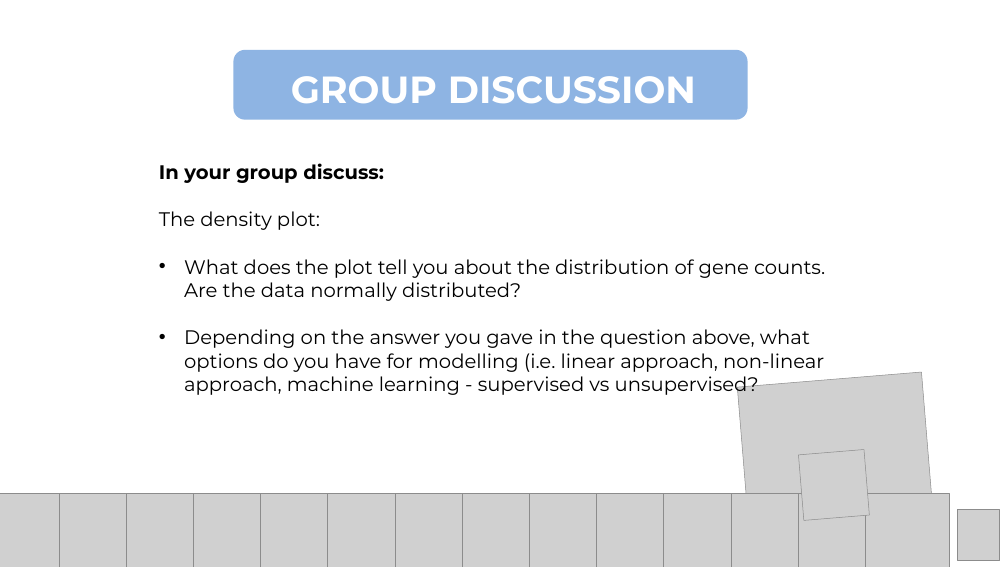
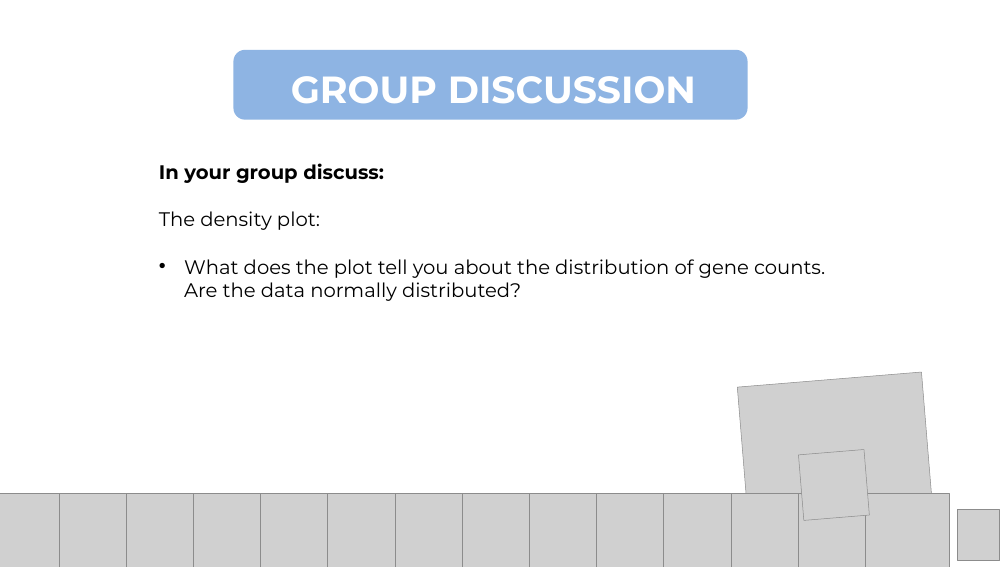
Before and after one commit to Center-for-Health-Data-Science/Foundations-of-Health-Data-Science, a slide deck: slide 27 of Slides/FHDS_Exploratory_Data_Analysis_Part2.pptx. Drawn at 1008x567 pixels with LibreOffice and Linux fonts; fonts in the diff are those of the drawing; grey boxes stand for pictures. Boxes give left, top, right and bottom in pixels: in the first picture for what was removed or moved away, otherwise in the second. Text is boxed around its words. In the diff, an @@ line names an element or a change of style, - is before the commit and + after.

Commit message:
remove modelling question

```diff
--- a/Slides/FHDS_Exploratory_Data_Analysis_Part2.pptx
+++ b/Slides/FHDS_Exploratory_Data_Analysis_Part2.pptx
@@ text at <box>184,329,824,397</box>: paragraph removed @@
-• Depending on the answer you gave in the question above, what options do you have for modelling (i.e. linear approach, non-linear approach, machine learning - supervised vs unsupervised?
```
Also in this commit, not shown: 1 other slide changed.
